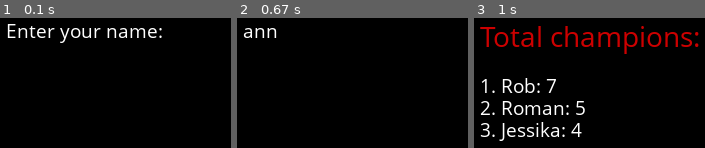
Above: before the commit, frames 1-3 (left to right).
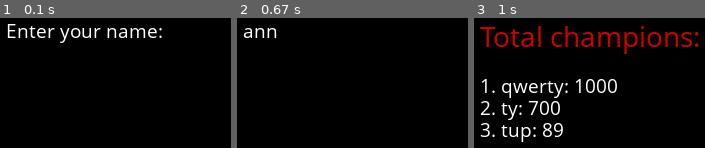
Above: after the commit, the same moments.

Repository: Roman-Blokhin/Python
Game: pygame game, started from my_code/testing/user_db/index.py
Same seed, same stepped clock (60 frames per second), same inputs: the game is played once before the commit and once after it.
Inputs:
- Up to frame 1 (0.1 s): no input
- Up to frame 2 (0.67 s): type "ann" at 0.33 s
- Up to frame 3 (1 s): tap Enter at 0.67, 0.88 s

Frames 1-2 are identical in both runs. In frame 3, 6.6% of the frame differs, in the area x 10-62%, y 46-96%.

Commit message:
Сохранение данных о новом игроке в базу данных

Diff:
--- a/my_code/testing/user_db/data_base.py
+++ b/my_code/testing/user_db/data_base.py
@@ -18,6 +18,13 @@
     """)
     return cur.fetchall()
 
+def insert_result(name, score):
+    cur.execute("""
+        insert into USERS values(?, ?)
+    """, (name, score))
+    bd.commit()
+
+
 print(get_best())
 
 # cur.close()
--- a/my_code/testing/user_db/index.py
+++ b/my_code/testing/user_db/index.py
@@ -1,5 +1,5 @@
 import pygame
-from data_base import get_best
+from data_base import get_best, insert_result
 
 pygame.init()
 
@@ -82,6 +82,7 @@
 
 
 def game_over():
+    insert_result(USERNAME, USERNUM)
     while True:
         for event in pygame.event.get():
             if event.type == pygame.QUIT:
@@ -101,7 +102,6 @@
 
         pygame.display.update()
 
-
 intro()
 score()
 game_over()
Binary file changed: my_code/testing/user_db/users_db.sqlite
